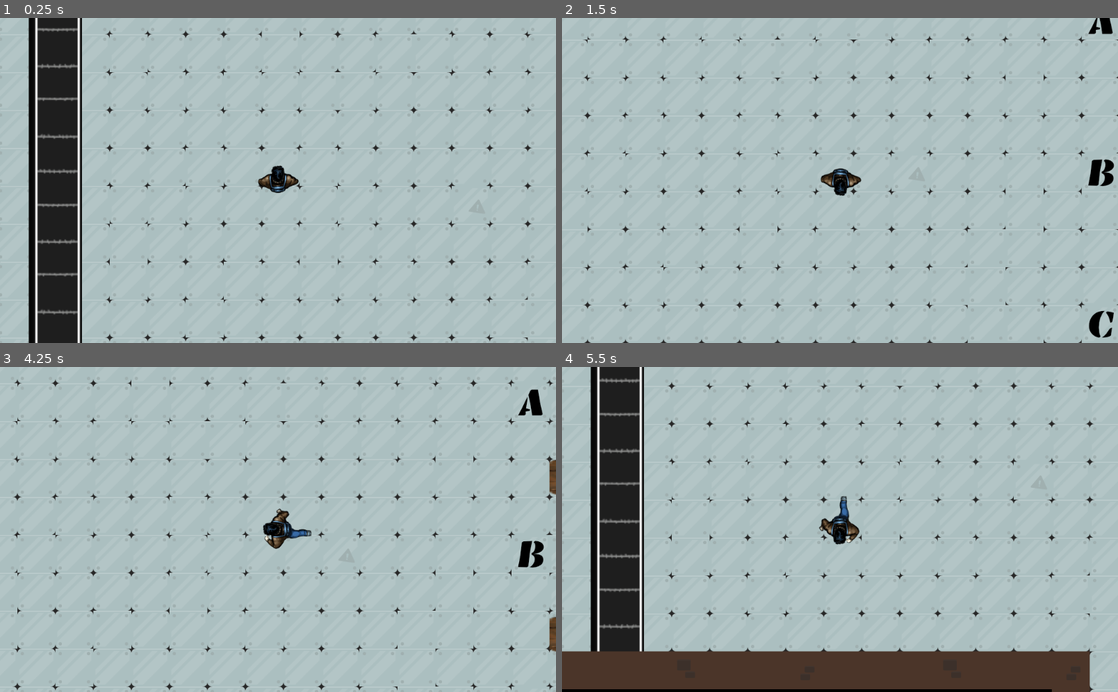
Above: before the commit, frames 1-4 (two rows, left to right).
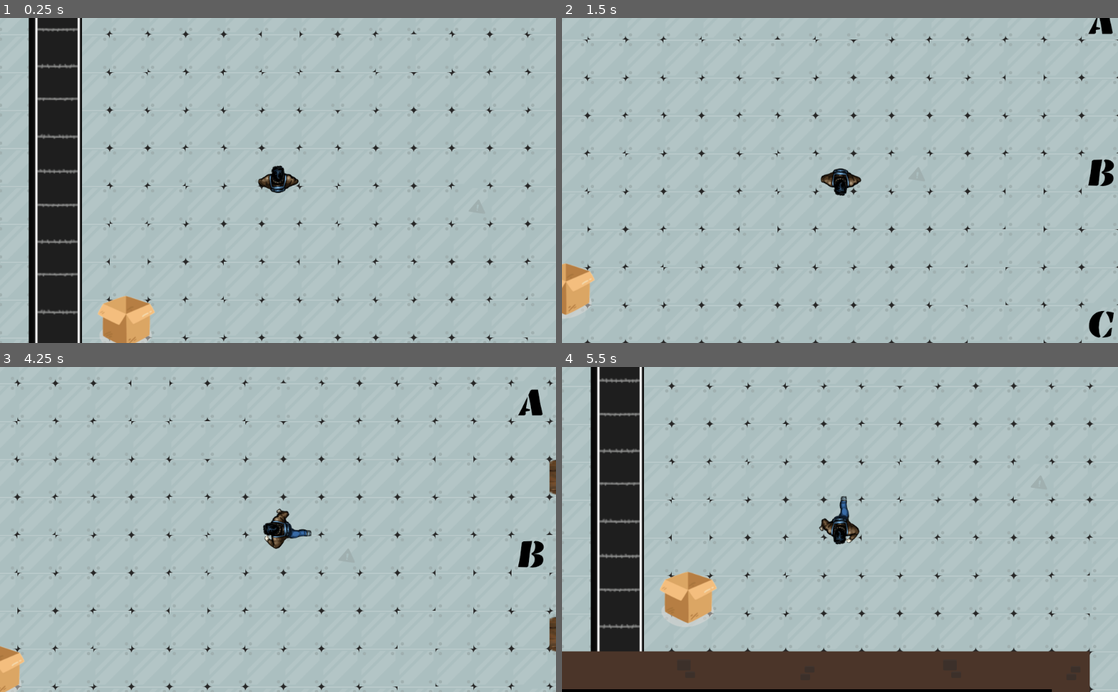
Above: after the commit, the same moments.

Repository: cznrhubarb/loveinthetimeofcapitalism
Game: Godot game, scene res://scn/DistributionCenter.tscn
The game is run twice, just before and just after one commit, with the same random seed, the same clock (stepped at 60 frames per second) and the same inputs.
Inputs:
- Up to frame 1 (0.25 s): no input
- Up to frame 2 (1.5 s): hold D (move_right) 0.53-1.28 s; hold Space (pick_up) 0.53-1.28 s; hold S (move_down) from 1.28 s (still down); tap Space (pick_up) at 1.35 s
- Up to frame 3 (4.25 s): release S (move_down) at 2.03 s; hold D (move_right) 2.03-2.78 s; hold Space (pick_up) 2.03-2.78 s; hold W (move_up) 2.78-3.53 s; tap Space (pick_up) at 2.85 s; hold A (move_left) from 3.53 s (still down); hold Space (pick_up) from 3.53 s (still down)
- Up to frame 4 (5.5 s): release Space (pick_up) at 4.28 s; tap Space (pick_up) at 4.35 s; release A (move_left) at 5.03 s; hold S (move_down) from 5.03 s (still down); hold Space (pick_up) from 5.03 s (still down)

The runs differ from the first frame. In frame 1, 1.2% of the frame differs, in the area x 17-28%, y 85-100%; in frame 2, 0.7%; in frame 3, 0.5%; in frame 4, 1.3%, in the area x 17-28%, y 63-80%.

Commit message:
Added a box and the ability to ship things out of your inventory

Diff:
--- /dev/null
+++ b/scn/Box.tscn
@@ -0,0 +1,121 @@
+[gd_scene load_steps=8 format=2]
+
+[ext_resource path="res://img/box.png" type="Texture" id=1]
+[ext_resource path="res://src/Box.gd" type="Script" id=2]
+[ext_resource path="res://aud/boxed_up.ogg" type="AudioStream" id=3]
+[ext_resource path="res://aud/good_job.ogg" type="AudioStream" id=4]
+
+[sub_resource type="Animation" id=1]
+resource_name = "ShipIt"
+length = 5.5
+tracks/0/type = "value"
+tracks/0/path = NodePath(".:frame")
+tracks/0/interp = 1
+tracks/0/loop_wrap = true
+tracks/0/imported = false
+tracks/0/enabled = true
+tracks/0/keys = {
+"times": PoolRealArray( 0, 0.1, 0.2, 0.4, 4.4 ),
+"transitions": PoolRealArray( 1, 1, 1, 1, 1 ),
+"update": 1,
+"values": [ 0, 1, 2, 3, 0 ]
+}
+tracks/1/type = "value"
+tracks/1/path = NodePath(".:position")
+tracks/1/interp = 1
+tracks/1/loop_wrap = true
+tracks/1/imported = false
+tracks/1/enabled = true
+tracks/1/keys = {
+"times": PoolRealArray( 0.9, 1.8, 3.8, 4.4 ),
+"transitions": PoolRealArray( 1, 1, 1, 1 ),
+"update": 0,
+"values": [ Vector2( -40, 600 ), Vector2( -170, 600 ), Vector2( -170, 820 ), Vector2( -40, 550 ) ]
+}
+tracks/2/type = "value"
+tracks/2/path = NodePath(".:visible")
+tracks/2/interp = 1
+tracks/2/loop_wrap = true
+tracks/2/imported = false
+tracks/2/enabled = true
+tracks/2/keys = {
+"times": PoolRealArray( 3.8, 4.4 ),
+"transitions": PoolRealArray( 1, 1 ),
+"update": 1,
+"values": [ false, true ]
+}
+tracks/3/type = "value"
+tracks/3/path = NodePath(".:modulate")
+tracks/3/interp = 1
+tracks/3/loop_wrap = true
+tracks/3/imported = false
+tracks/3/enabled = true
+tracks/3/keys = {
+"times": PoolRealArray( 4.4, 5.4 ),
+"transitions": PoolRealArray( 1, 1 ),
+"update": 0,
+"values": [ Color( 1, 1, 1, 0 ), Color( 1, 1, 1, 1 ) ]
+}
+tracks/4/type = "audio"
+tracks/4/path = NodePath("BoxingSound")
+tracks/4/interp = 1
+tracks/4/loop_wrap = true
+tracks/4/imported = false
+tracks/4/enabled = true
+tracks/4/keys = {
+"clips": [ {
+"end_offset": 0.0,
+"start_offset": 0.0,
+"stream": ExtResource( 3 )
+} ],
+"times": PoolRealArray( 0 )
+}
+tracks/5/type = "audio"
+tracks/5/path = NodePath("ScoreSound")
+tracks/5/interp = 1
+tracks/5/loop_wrap = true
+tracks/5/imported = false
+tracks/5/enabled = true
+tracks/5/keys = {
+"clips": [ {
+"end_offset": 0.0,
+"start_offset": 0.0,
+"stream": ExtResource( 4 )
+} ],
+"times": PoolRealArray( 3.8 )
+}
+
+[sub_resource type="RectangleShape2D" id=2]
+extents = Vector2( 44.7932, 35.3423 )
+
+[sub_resource type="RectangleShape2D" id=3]
+extents = Vector2( 67.5993, 53.85 )
+
+[node name="Box" type="Sprite"]
+position = Vector2( -54.4444, 550 )
+texture = ExtResource( 1 )
+vframes = 2
+hframes = 2
+script = ExtResource( 2 )
+
+[node name="AnimationPlayer" type="AnimationPlayer" parent="."]
+anims/ShipIt = SubResource( 1 )
+
+[node name="StaticBody2D" type="StaticBody2D" parent="."]
+
+[node name="CollisionShape2D" type="CollisionShape2D" parent="StaticBody2D"]
+position = Vector2( 0.814514, 3.48395 )
+shape = SubResource( 2 )
+
+[node name="Area2D" type="Area2D" parent="."]
+
+[node name="CollisionShape2D" type="CollisionShape2D" parent="Area2D"]
+shape = SubResource( 3 )
+
+[node name="BoxingSound" type="AudioStreamPlayer" parent="."]
+stream = ExtResource( 3 )
+
+[node name="ScoreSound" type="AudioStreamPlayer" parent="."]
+stream = ExtResource( 4 )
+[connection signal="body_entered" from="Area2D" to="." method="_on_Area2D_body_entered"]
+[connection signal="body_exited" from="Area2D" to="." method="_on_Area2D_body_exited"]
--- a/scn/DistributionCenter.tscn
+++ b/scn/DistributionCenter.tscn
@@ -18,14 +18,15 @@
 [ext_resource path="res://scn/OrderTerminal.tscn" type="PackedScene" id=16]
 [ext_resource path="res://scn/ConveyorBelt.tscn" type="PackedScene" id=17]
 [ext_resource path="res://scn/Shelf.tscn" type="PackedScene" id=18]
-[ext_resource path="res://scn/Worker.tscn" type="PackedScene" id=19]
-[ext_resource path="res://img/black.png" type="Texture" id=20]
-[ext_resource path="res://img/terminal_large.png" type="Texture" id=21]
-[ext_resource path="res://src/Slidedown Menu.gd" type="Script" id=22]
-[ext_resource path="res://aud/new_order_in.ogg" type="AudioStream" id=23]
-[ext_resource path="res://img/large_bin.png" type="Texture" id=24]
-[ext_resource path="res://scn/BinContentsMenu.gd" type="Script" id=25]
-[ext_resource path="res://scn/Inventory.tscn" type="PackedScene" id=26]
+[ext_resource path="res://scn/Box.tscn" type="PackedScene" id=19]
+[ext_resource path="res://scn/Worker.tscn" type="PackedScene" id=20]
+[ext_resource path="res://img/black.png" type="Texture" id=21]
+[ext_resource path="res://img/terminal_large.png" type="Texture" id=22]
+[ext_resource path="res://src/Slidedown Menu.gd" type="Script" id=23]
+[ext_resource path="res://aud/new_order_in.ogg" type="AudioStream" id=24]
+[ext_resource path="res://img/large_bin.png" type="Texture" id=25]
+[ext_resource path="res://scn/BinContentsMenu.gd" type="Script" id=26]
+[ext_resource path="res://scn/Inventory.tscn" type="PackedScene" id=27]
 
 [sub_resource type="ConvexPolygonShape2D" id=2]
 points = PoolVector2Array( 0, 0, 70, 0, 70, 70, 0, 70 )
@@ -232,7 +233,10 @@
 [node name="Shelf_F" parent="." instance=ExtResource( 18 )]
 position = Vector2( 1120, 1330.53 )
 
-[node name="Worker" parent="." instance=ExtResource( 19 )]
+[node name="Box" parent="." instance=ExtResource( 19 )]
+position = Vector2( -40, 600 )
+
+[node name="Worker" parent="." instance=ExtResource( 20 )]
 position = Vector2( 240, 340 )
 
 [node name="Mask" type="Node2D" parent="."]
--- /dev/null
+++ b/src/Box.gd
@@ -0,0 +1,20 @@
+extends Sprite
+
+onready var orders = get_tree().get_root().find_node("Slidedown Menu", true, false)
+onready var inventory = get_tree().get_root().find_node("Inventory", true, false)
+
+func _on_Area2D_body_entered(body):
+	if body == get_parent().get_node("Box/StaticBody2D"):
+		return
+
+	# Check to see if we have the items we need and ship whatever we can
+	var number_shipped = 0
+	for order in orders.line_items:
+		if inventory.try_remove_item(order.type):
+			number_shipped += 1
+
+	if number_shipped > 0:
+		get_node("AnimationPlayer").play("ShipIt")
+
+func _on_Area2D_body_exited(body):
+	pass # Replace with function body.
--- a/src/Inventory.gd
+++ b/src/Inventory.gd
@@ -30,7 +30,6 @@
 			item.set_desired_position(item.position + Vector2(icon_size, 0))
 			spent_items.append(item)
 			adjust_item_positions()
-			get_node("BoxUpSound").play()
 			return true
 	return false
 
Binary file added: img/box.png
Not shown, added: img/box.png.import
Not shown: 4 places in scn/DistributionCenter.tscn that only renumber resources
